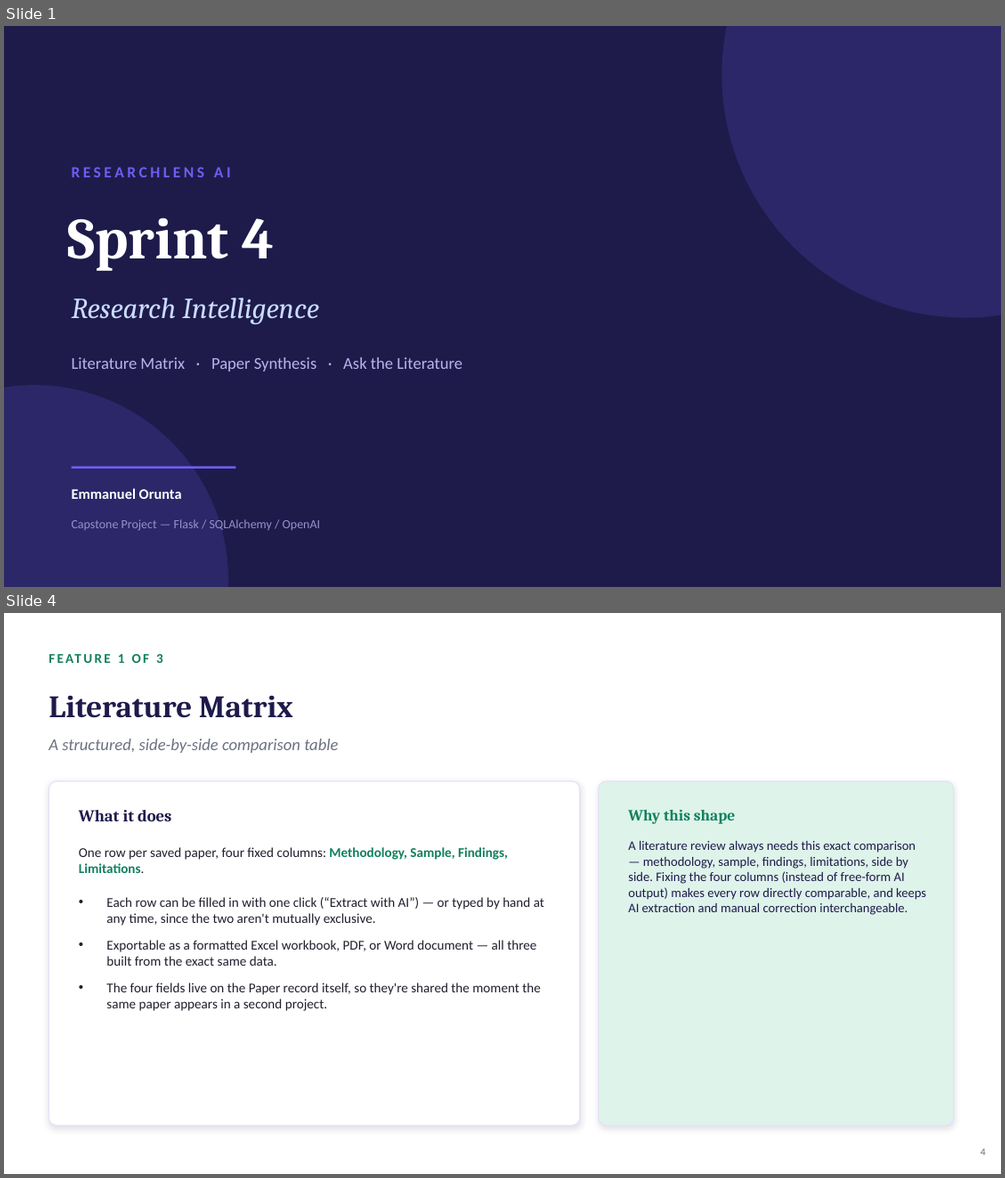
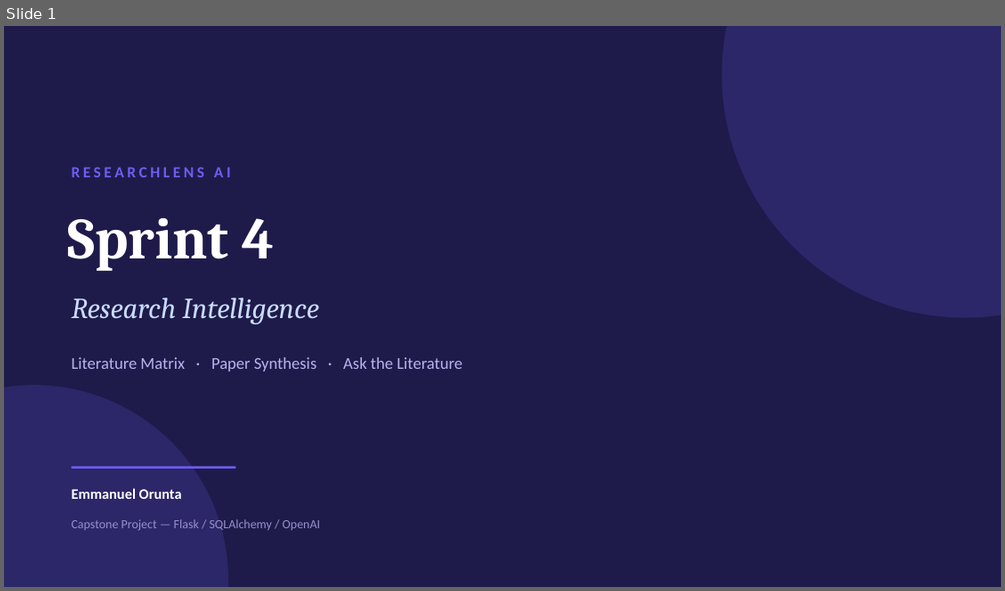
Before and after one commit to EmmanuelOrunta/researchlens-ai, a slide deck: presentations/ResearchLens_AI_Sprint4_Update.pptx. Shown one above the other, each under a label of ours: slides 1 and 4 before the commit, slide 1 after it; the slides between them are not shown. The pictures are 1005x1178 and 1005x591 pixels, drawn with LibreOffice and Linux fonts; fonts in the diff are those of the drawing. Boxes give left, top, right and bottom in pixels: in the first picture for what was removed or moved away, otherwise in the second. Text is boxed around its words. In the diff, an @@ line names an element or a change of style, - is before the commit and + after.

Commit message:
Update Sprint 4 presentation with latest findings and progress

```diff
--- a/presentations/ResearchLens_AI_Sprint4_Update.pptx
+++ b/presentations/ResearchLens_AI_Sprint4_Update.pptx
@@ slide 4 removed at [4,613,1001,1174], background #FFFFFF @@
@@ text removed at [118,654,163,663] @@
-FEATURE 1 OF 3
@@ text removed at [48,695,293,718] @@
-Literature Matrix
@@ text removed at [48,738,338,753] @@
-A structured, side-by-side comparison table
@@ rounded rectangle removed at [48,781,580,1126] @@
@@ rounded rectangle removed at [599,781,954,1126] @@
@@ text removed at [79,810,171,821] @@
-What it does
@@ text removed at [628,810,735,824] @@
-Why this shape
@@ text removed at [79,847,508,873] @@
-One row per saved paper, four fixed columns: Methodology, Sample, Findings, Limitations.
@@ text removed at [628,841,926,915] @@
-A literature review always needs this exact comparison — methodology, sample, findings, limitations, side by side. Fixing the four columns (instead of free-form AI output) makes every row directly comparable, and keeps AI extraction and manual correction interchangeable.
@@ text removed at [106,897,544,1011] @@
-• Each row can be filled in with one click (“Extract with AI”) — or typed by hand at any time, since the two aren't mutually exclusive.
-• Exportable as a formatted Excel workbook, PDF, or Word document — all three built from the exact same data.
-• The four fields live on the Paper record itself, so they're shared the moment the same paper appears in a second project.
@@ text removed at [980,1148,986,1155] @@
-4
```
Also in this commit, not shown: 2 slides changed, 3 slides added, 9 other slides removed.
